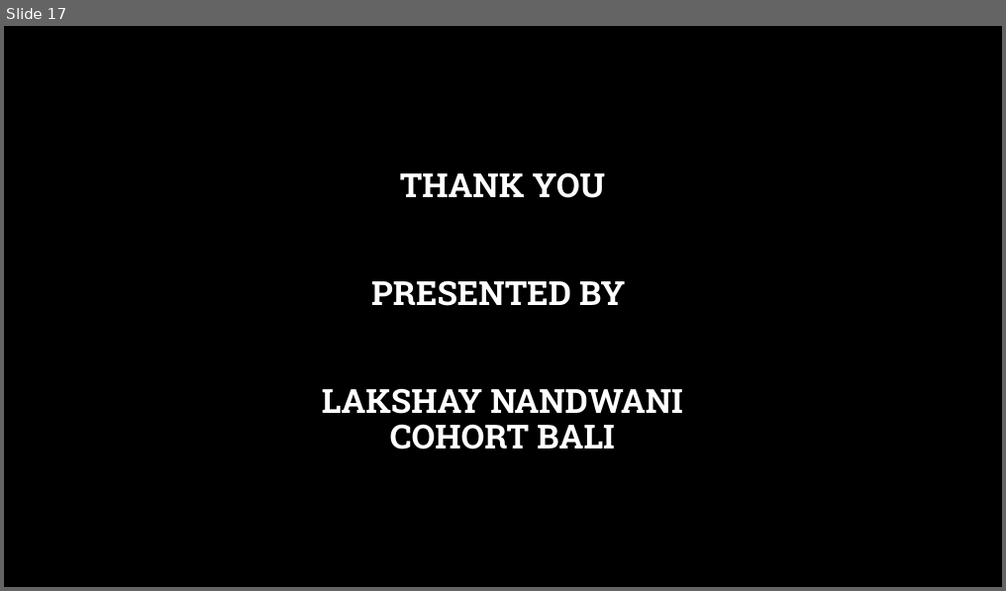
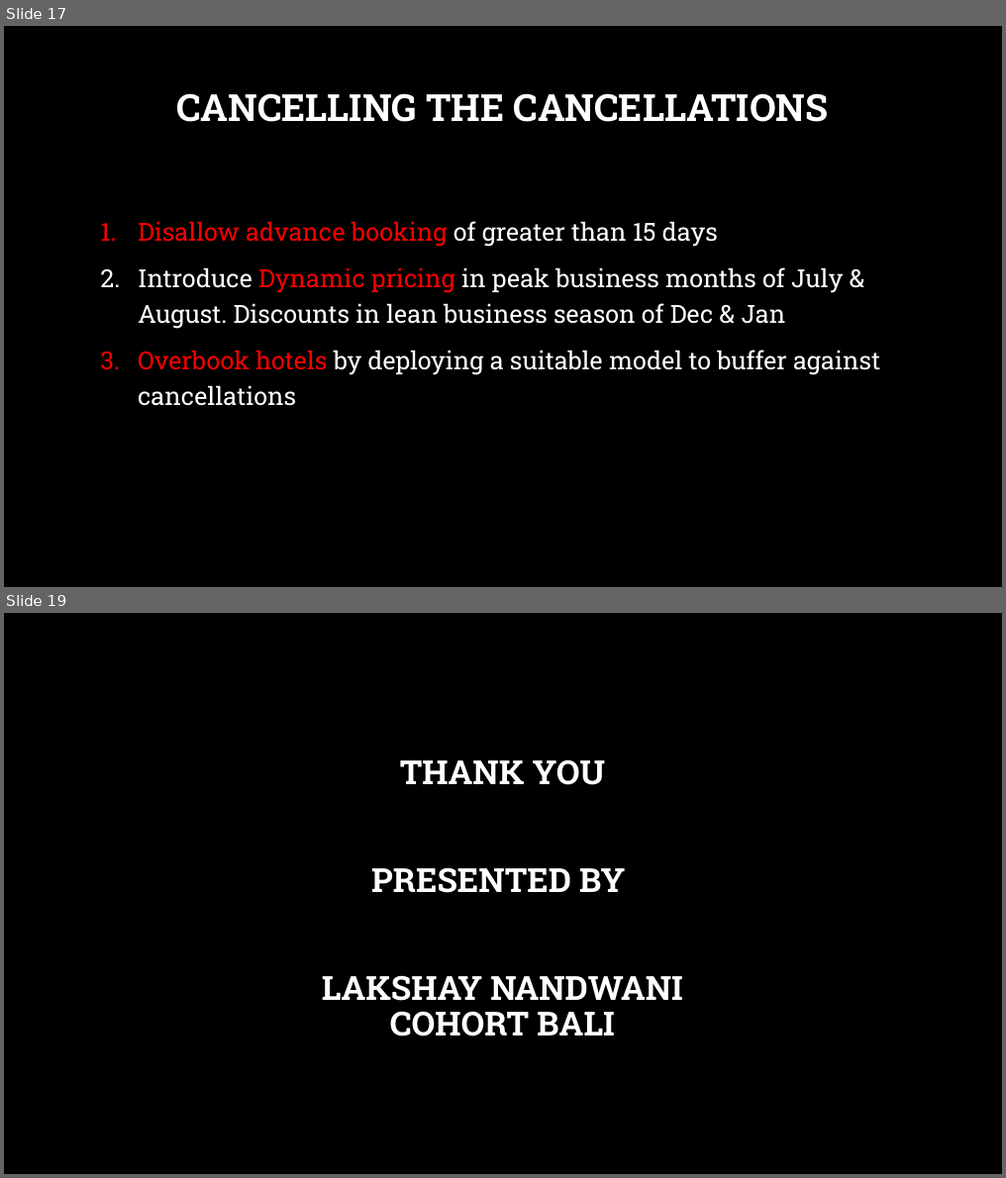
Before and after one commit to lakshay170/hotel_capstone, a slide deck: Hotel capstone.pptx. Shown one above the other, each under a label of ours: slide 17 before the commit, slides 17 and 19 after it; the slides between them are not shown. The pictures are 1006x591 and 1006x1178 pixels, drawn with LibreOffice and Linux fonts; fonts in the diff are those of the drawing; background and template pictures are left out. Boxes give left, top, right and bottom in pixels: in the first picture for what was removed or moved away, otherwise in the second. Text is boxed around its words. In the diff, an @@ line names an element or a change of style, - is before the commit and + after.

```diff
--- a/Hotel capstone.pptx
+++ b/Hotel capstone.pptx
@@ slide 17 added at bbox=[4, 26, 1002, 587], background picture (left out) @@
@@ title added at bbox=[176, 93, 829, 122], 36 pt, text #FFFFFF, bold @@
+CANCELLING THE CANCELLATIONS
@@ text added at bbox=[138, 221, 880, 406], 24 pt, text #FFFFFF @@
+1. Disallow advance booking of greater than 15 days
+2. Introduce Dynamic pricing in peak business months of July & August. Discounts in lean business season of Dec & Jan
+3. Overbook hotels by deploying a suitable model to buffer against cancellations
@@ what was slide 17 is now slide 19 @@
```
Also in this commit, not shown: 2 slides changed, 2 other slides added, 1 slide removed, 1 other file.
